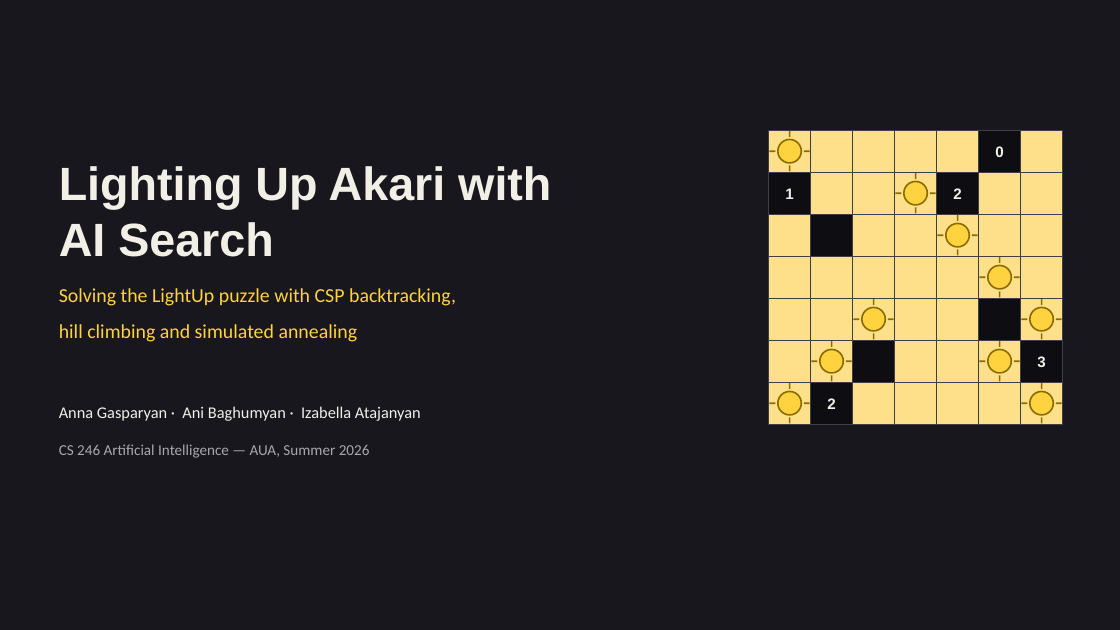
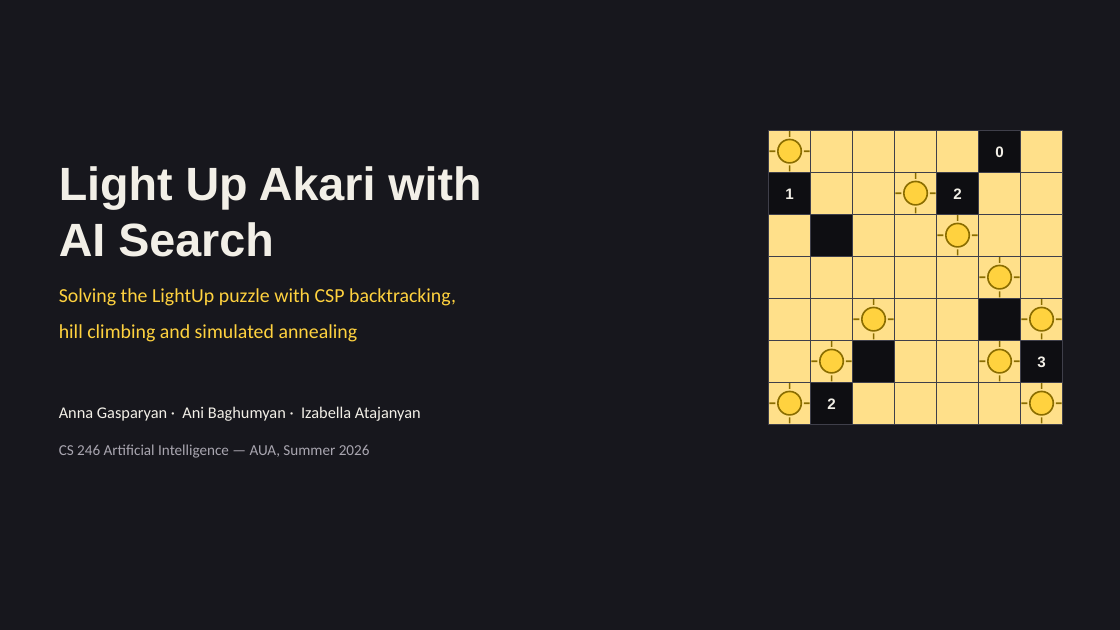
Before and after one commit to AnnieBaghumyan/LightUp, a slide deck: slide 1 of docs/presentation.pptx. Drawn at 1120x630 pixels with LibreOffice and Linux fonts; fonts in the diff are those of the drawing. Boxes give left, top, right and bottom in pixels: in the first picture for what was removed or moved away, otherwise in the second. Text is boxed around its words. In the diff, an @@ line names an element or a change of style, - is before the commit and + after.

```diff
--- a/docs/presentation.pptx
+++ b/docs/presentation.pptx
@@ text at (x1=59, y1=166, x2=481, y2=209): text changed @@
-Lighting Up Akari with
+Light Up Akari with
```
Also in this commit, not shown: 1 other file.
